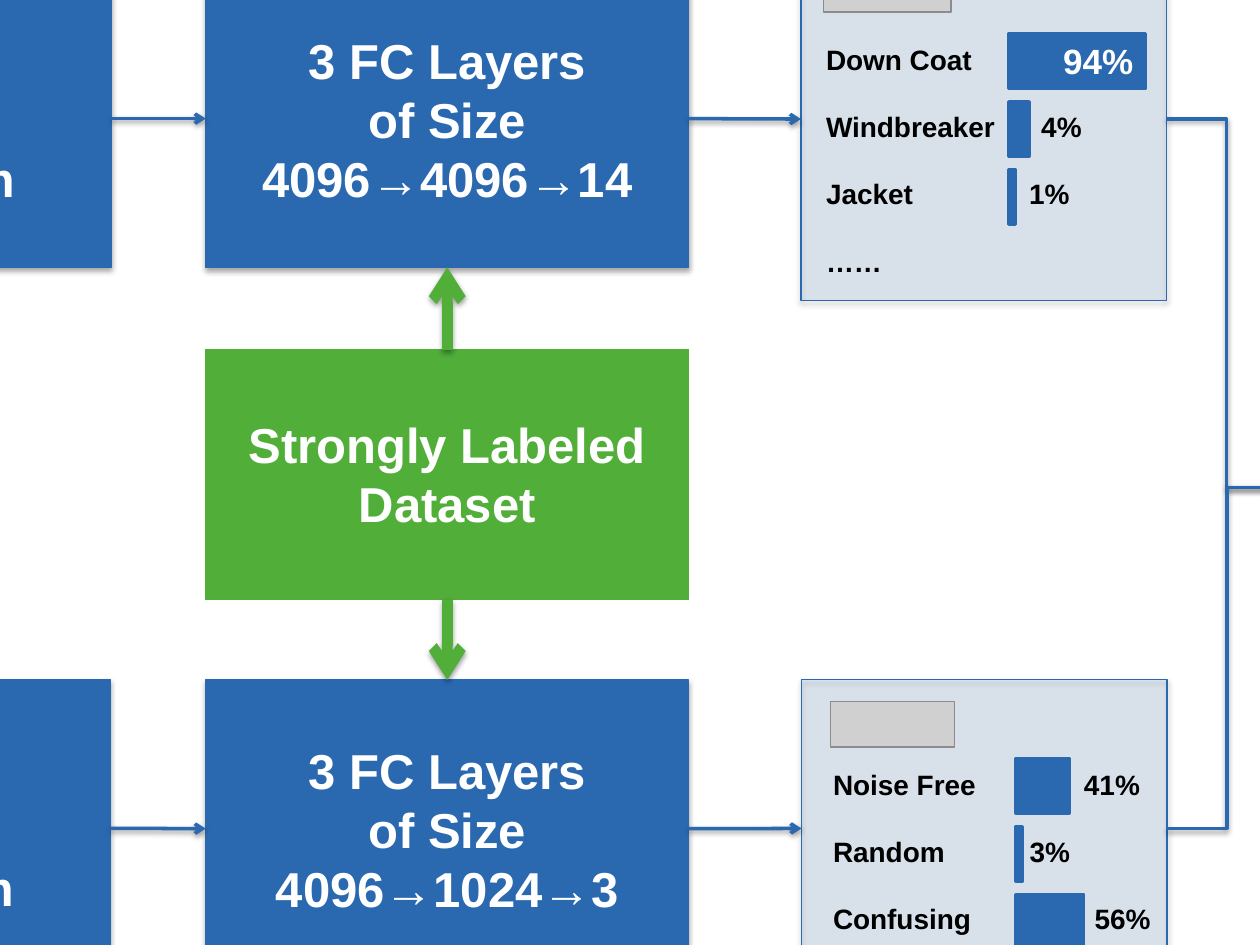
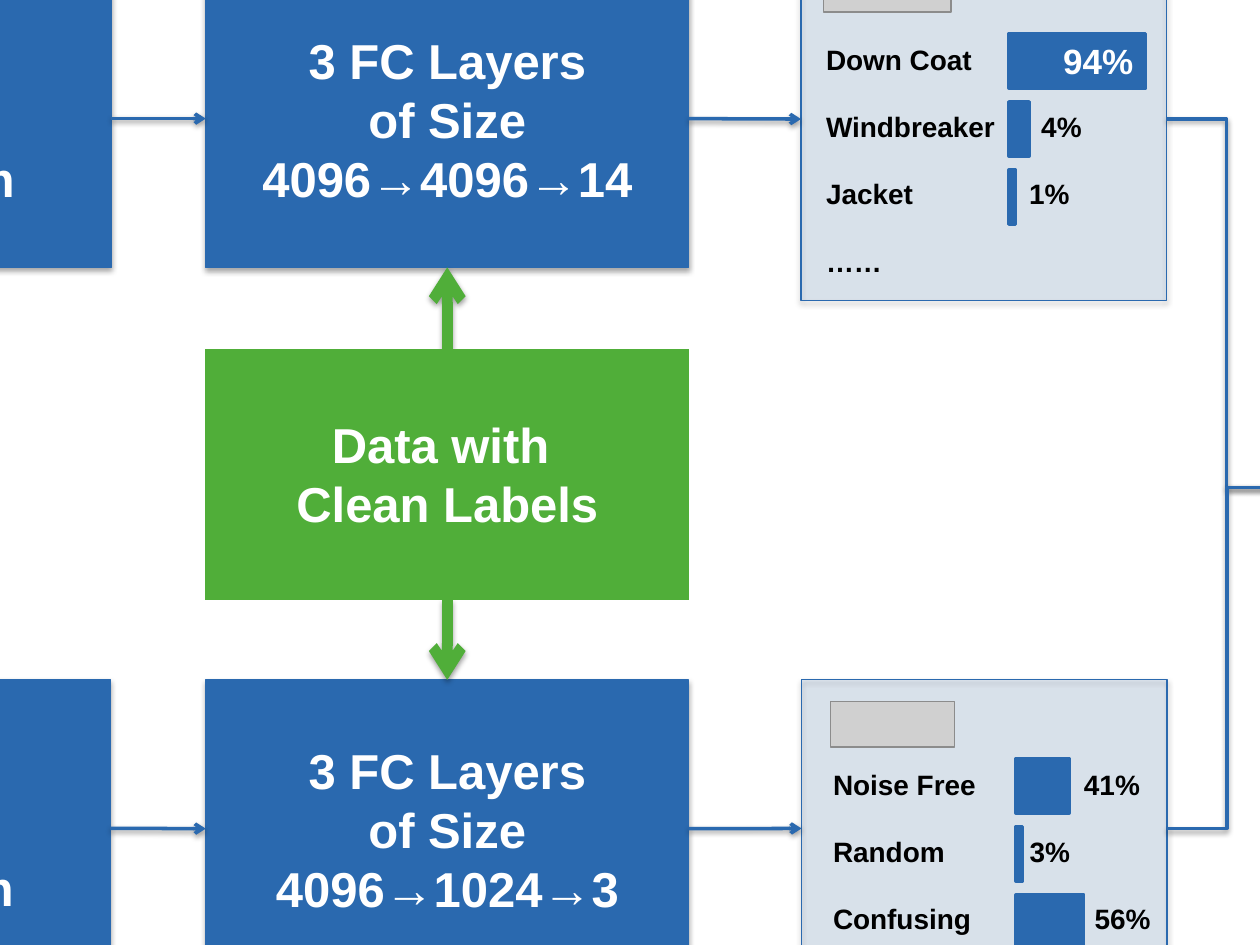
Before and after one commit to Cysu/cvpr15_paper, a slide deck: slide 4 of figure/make_figures.pptx. Drawn at 1260x945 pixels with LibreOffice and Linux fonts; fonts in the diff are those of the drawing; grey boxes stand for pictures; background and template pictures are left out. Boxes give left, top, right and bottom in pixels: in the first picture for what was removed or moved away, otherwise in the second. Text is boxed around its words. In the diff, an @@ line names an element or a change of style, - is before the commit and + after.

```diff
--- a/figure/make_figures.pptx
+++ b/figure/make_figures.pptx
@@ text in rectangle at (296, 427, 598, 523): text changed @@
-Strongly Labeled Dataset
+Data with
+Clean Labels
```
Also in this commit, not shown: 1 other slide changed, 2 slides added, 2 slides removed, 14 other files.
